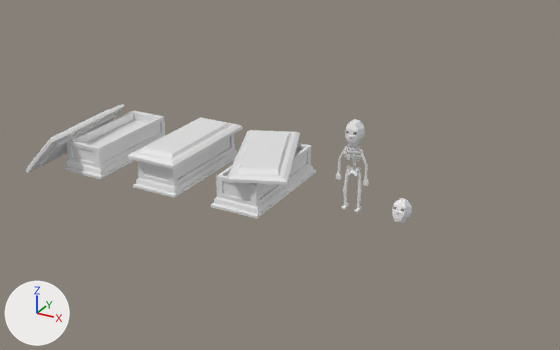
Before and after pictures for a commit that changed the Blender file Arte/DeadPack.blend.
The view is the same before and after, from a 50 mm camera at (6.54, -9.84, 5.22) aimed at (1.2, -0.14, 0.37). Every picture has the same lights, and +X, +Y and +Z are marked at lower left.

Names of what the first picture shows: 'Cofin1', 'Cofin2', 'Cofin3', 'Skeleton', 'Skeleton.001'.
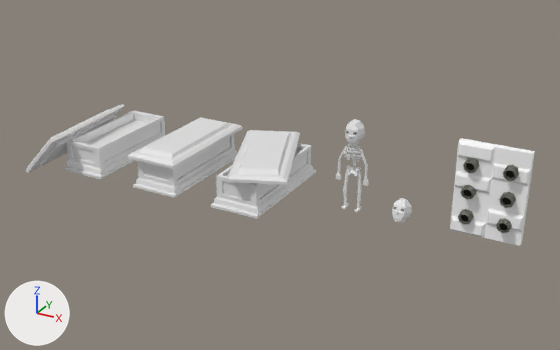
Location of each change, [x1, y1, x2, y2] in pixels of the pictures (560 x 350 px):
'ArrowTrap', added: after [450, 138, 535, 246]

What changed in the scene script:
```text
Add mat_vertex:
    mat_vertex = bpy.data.materials.new('Vertex')
    # nodes: Attribute, BsdfPrincipled, OutputMaterial
Add me_arrowtrap:
    me_arrowtrap.from_pydata(...)  # 453 vertices, 432 faces; spans x -6.73..6.89, y -5.06..4.85, z -1.62..0.77
    me_arrowtrap.materials.append(mat_vertex)
Add ob_arrowtrap:
    ob_arrowtrap = bpy.data.objects.new('ArrowTrap', me_arrowtrap)
    ob_arrowtrap.location = (4.38, -0.03, 0.69)
    ob_arrowtrap.rotation_euler = (0.0000786, -1.569, 1.571)  # degrees (0, -90, 90)
    ob_arrowtrap.scale = (0.101, 0.101, 0.101)
```
